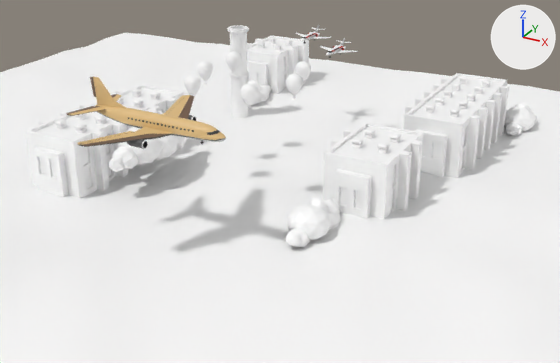
Before and after pictures for a commit that changed the FBX model Unity/Assets/Resources/Meshs/ChangJing/changjing8_5.fbx.
Both versions are drawn from a 50 mm camera at (121.0, -176.0, 145.0) aimed at (2.0, 41.0, 37.0). Every picture has the same lights, and +X, +Y and +Z are marked at upper right. Where no turn or scale is listed for an object, it has been applied to the vertices. Vertices at the same position are counted once.

Objects in the first picture: 'FeiJI004', 'FeiJI005', 'FeiJi005', 'ReQiQiu_10', 'ReQiQiu_2', 'ReQiQiu_5', 'ReQiQiu_7', 'ReQiQiu_8', 'ReQiQiu_9', 'jianzhuwu', 'jianzhuwu2', 'tiankong1'.
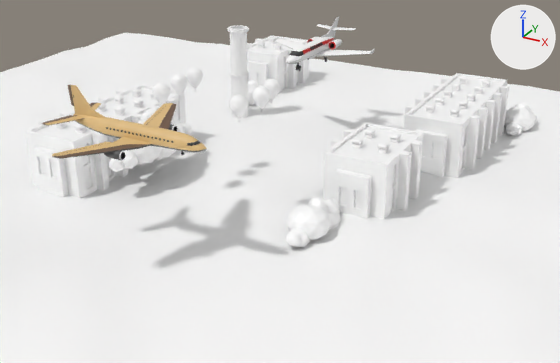
Where the change shows, as pixel boxes (x1, y1, x2, y2) in the pictures (560 x 363 px):
'FeiJi005', moved: before (66, 77, 226, 149); after (42, 85, 207, 160)
'FeiJI004', mesh rescaled, moved (173% wider, 189% taller): before (295, 25, 331, 43); after (274, 17, 374, 71)
'ReQiQiu_2', moved: before (240, 84, 258, 110); after (229, 95, 248, 122)
'ReQiQiu_8', moved: before (286, 74, 303, 99); after (252, 86, 270, 113)
'ReQiQiu_5', moved: before (184, 75, 201, 100); after (152, 82, 171, 105)
'ReQiQiu_7', moved: before (197, 61, 213, 84); after (170, 74, 188, 99)
'ReQiQiu_10', moved: before (225, 51, 241, 74); after (186, 67, 203, 92)
'ReQiQiu_9', moved: before (295, 61, 311, 85); after (263, 79, 280, 104)
'FeiJI005', deleted: before (320, 38, 358, 58)

What the commit changed:
me_mesh_009 has 1301 vertices, 1264 faces and spans x -7.2..7.2, y -7.6..7.6, z -2.4..2.4.
me_mesh_009 is used by ob_feiji004; location (-8.3, 83.2, 78.4).
me_mesh_009 part 1: the whole mesh is scaled about its middle by 2.7.
Object 'FeiJi005' (ob_feiji005) moves from (0.0, -23.1, 80.8) to (0.0, -31.8, 80.8).
Object 'ReQiQiu_2' (ob_reqiqiu_2) moves from (8.8, 10.0, 76.9) to (11.8, -0.8, 76.9).
Object 'FeiJI004' (ob_feiji004) moves from (-8.3, 83.2, 78.4) to (0.0, 70.2, 78.4).
Object 'ReQiQiu_5' (ob_reqiqiu_5) moves from (-11.1, 10.0, 76.9) to (-14.4, -1.0, 76.9).
Object 'ReQiQiu_10' (ob_reqiqiu_10) moves from (-15.2, 39.8, 76.9) to (-15.3, 17.3, 76.9).
Object 'FeiJI005' (ob_feiji005_1) is deleted.
Object 'ReQiQiu_7' (ob_reqiqiu_7) moves from (-16.9, 25.4, 76.9) to (-15.3, 8.9, 76.9).
Object 'ReQiQiu_9' (ob_reqiqiu_9) moves from (11.0, 39.8, 76.9) to (11.9, 17.6, 76.9).
Object 'ReQiQiu_8' (ob_reqiqiu_8) moves from (15.5, 25.4, 76.9) to (13.3, 9.3, 76.9).
